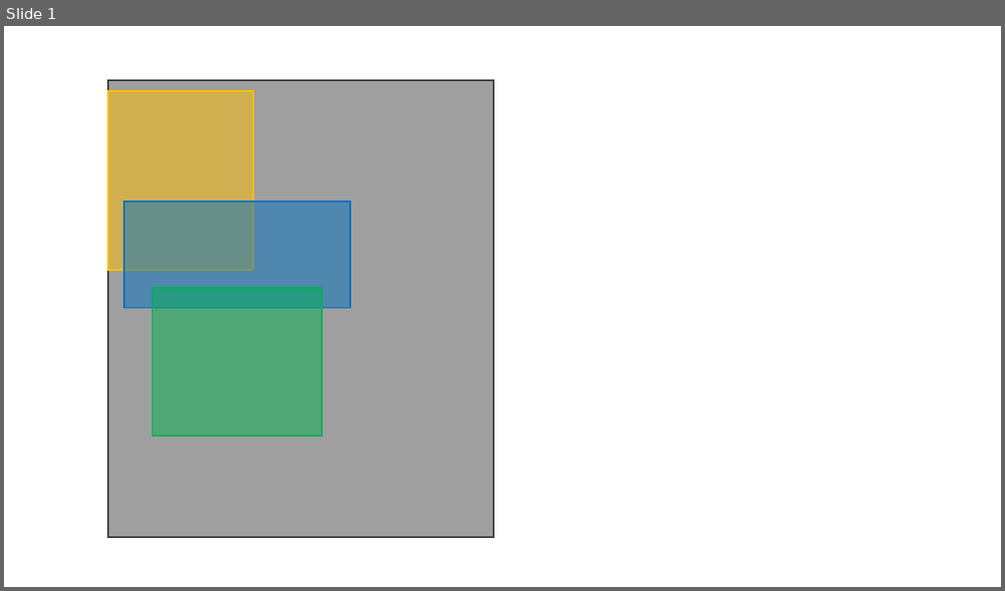
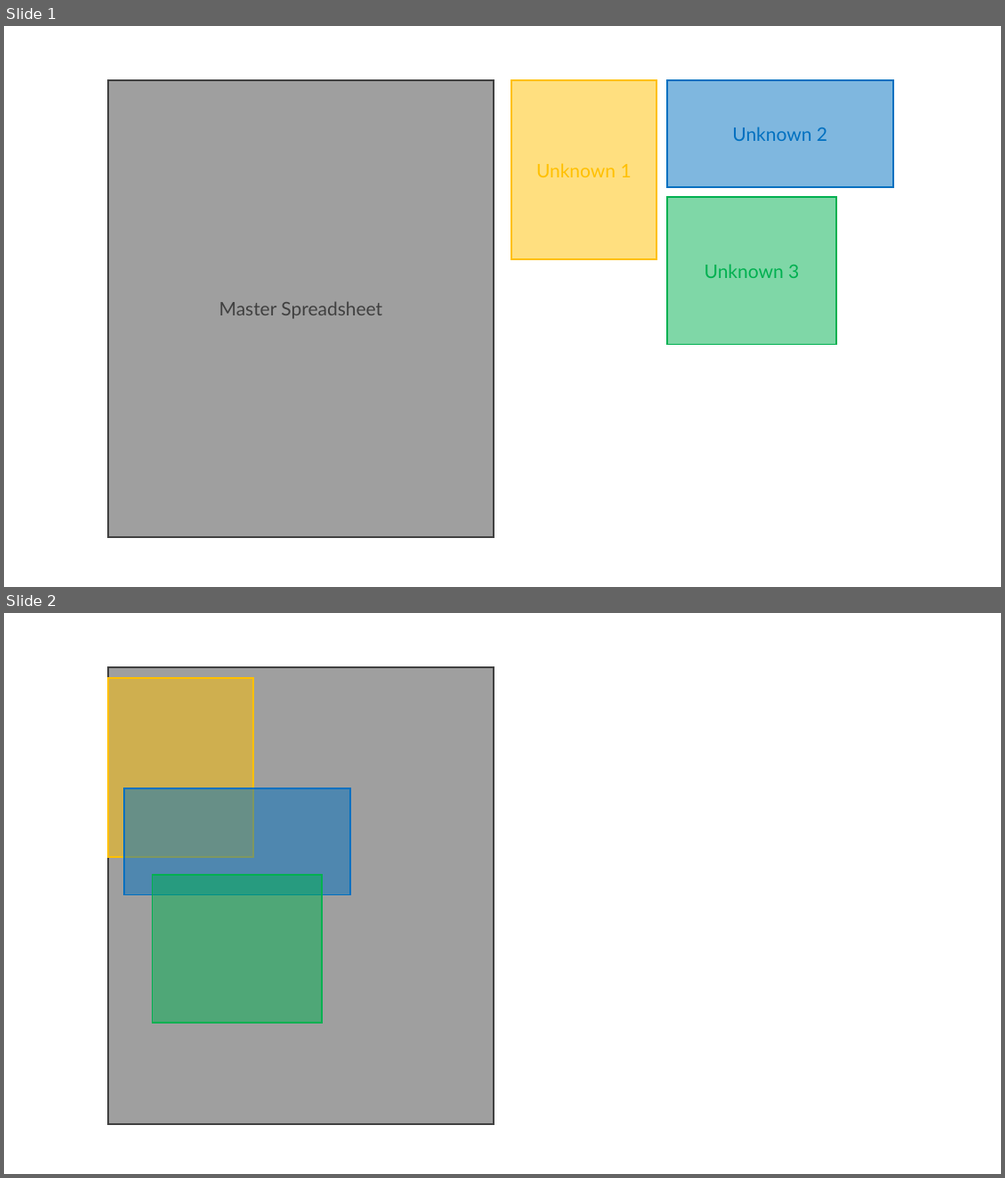
Before and after one commit to add-am/ComparingDatasets, a slide deck: reference_images.pptx. Shown one above the other, each under a label of ours: slide 1 before the commit, slides 1 and 2 after it. The pictures are 1005x591 and 1005x1178 pixels, drawn with LibreOffice and Linux fonts; fonts in the diff are those of the drawing. Boxes give left, top, right and bottom in pixels: in the first picture for what was removed or moved away, otherwise in the second. Text is boxed around its words. In the diff, an @@ line names an element or a change of style, - is before the commit and + after.

```diff
--- a/reference_images.pptx
+++ b/reference_images.pptx
@@ slide 1 added at (4, 26, 1001, 587), background #FFFFFF @@
@@ group added at (108, 80, 894, 537): 4 rectangles @@
+Master Spreadsheet
+Unknown 1
+Unknown 2
+Unknown 3
@@ what was slide 1 is now slide 2 @@
```
Also in this commit, not shown: 5 other files.
